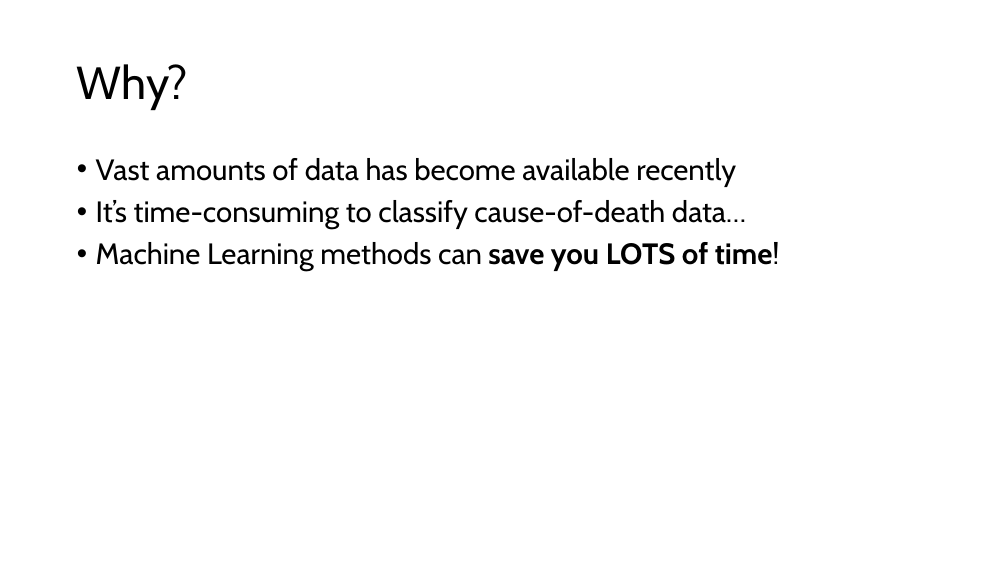
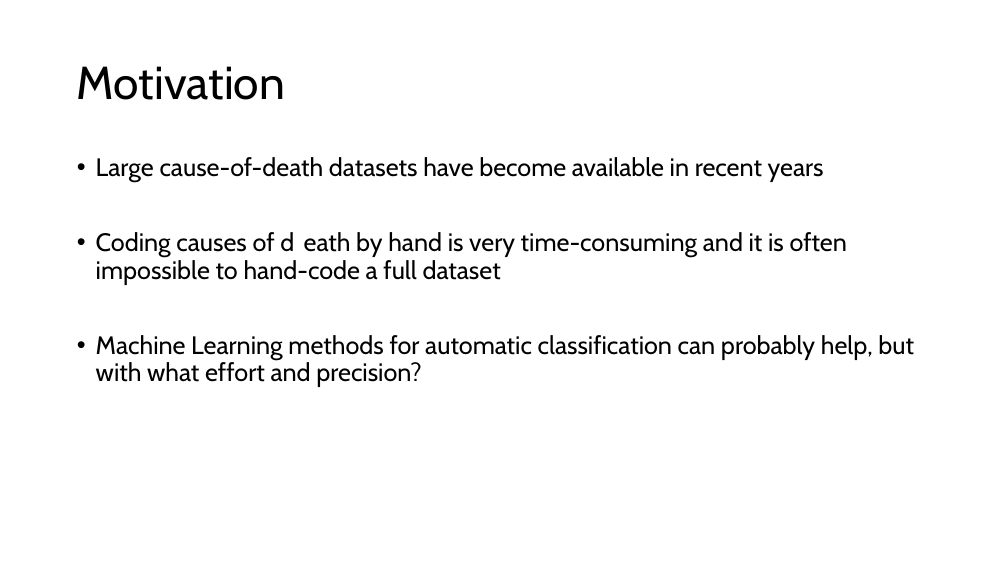
Before and after one commit to murrodroid/ClassHistData, a slide deck: slide 2 of active_learning/presentation.pptx. Drawn at 1008x567 pixels with LibreOffice and Linux fonts; fonts in the diff are those of the drawing; background and template pictures are left out. Boxes give left, top, right and bottom in pixels: in the first picture for what was removed or moved away, otherwise in the second. Text is boxed around its words. In the diff, an @@ line names an element or a change of style, - is before the commit and + after.

Commit message:
final presentation push

```diff
--- a/active_learning/presentation.pptx
+++ b/active_learning/presentation.pptx
@@ title at <box>77,66,285,100</box>: text changed @@
-Why?
+Motivation
@@ text at <box>96,157,914,387</box>: text changed; size 28 to 24 pt @@
-• Vast amounts of data has become available recently
-• It’s time-consuming to classify cause-of-death data…
-• Machine Learning methods can save you LOTS of time!
+• Large cause-of-death datasets have become available in recent years
+• Coding causes of d eath by hand is very time-consuming and it is often impossible to hand-code a full dataset
+• Machine Learning methods for automatic classification can probably help, but with what effort and precision?
```
Also in this commit, not shown: 2 other slides changed, 3 slides added, 2 slides removed, 5 other files.
